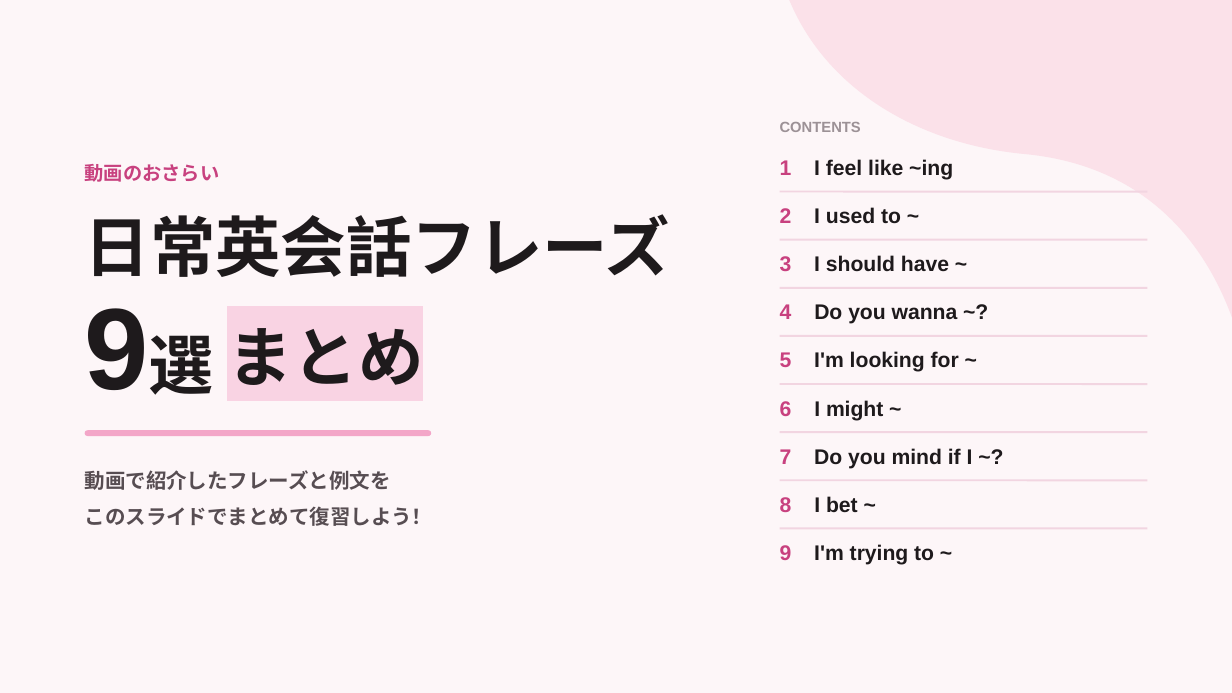
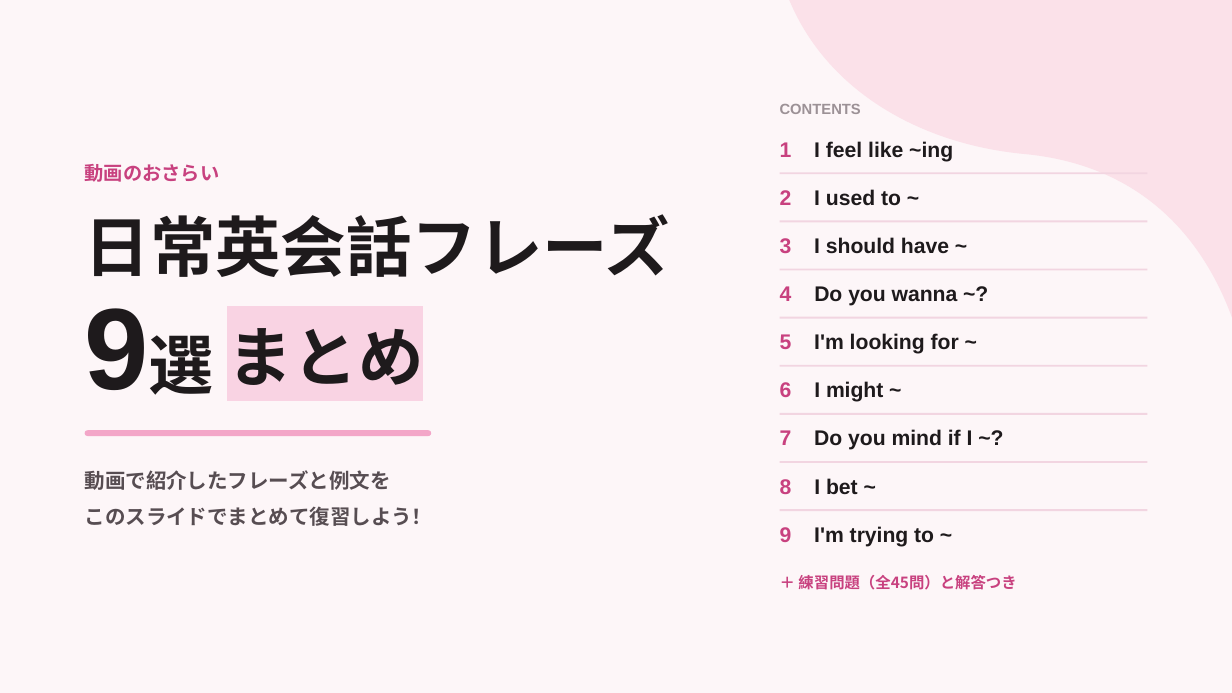
Before and after one commit to hinakajisaki-dev/hina-english, a slide deck: slide 1 of matome/9-phrases/9-phrases-matome.pptx. Drawn at 1232x693 pixels with LibreOffice and Linux fonts; fonts in the diff are those of the drawing. Boxes give left, top, right and bottom in pixels: in the first picture for what was removed or moved away, otherwise in the second. Text is boxed around its words. In the diff, an @@ line names an element or a change of style, - is before the commit and + after.

```diff
--- a/matome/9-phrases/9-phrases-matome.pptx
+++ b/matome/9-phrases/9-phrases-matome.pptx
@@ 3 lines: place and size @@
-3 lines at (780, 191, 1148, 287)
+3 lines at (780, 174, 1148, 270)
@@ 19 texts, 5 lines: place and size @@
-19 texts, 5 lines at (780, 122, 1148, 565)
+19 texts, 5 lines at (780, 104, 1148, 547)
@@ text added at (798, 575, 1016, 590), 12 pt, text #C8417F, bold @@
+＋ 練習問題（全45問）と解答つき
```
Also in this commit, not shown: 13 slides added, 3 other files.
